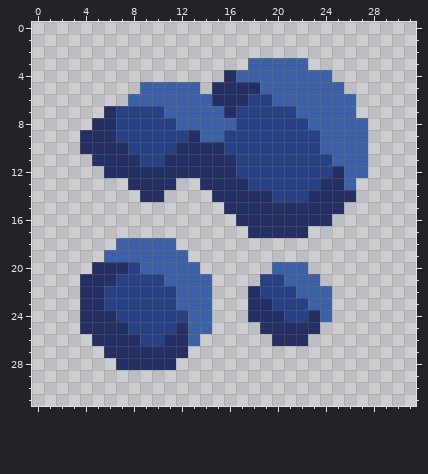
Two states of a pixel-art sprite, sprites/items/trecara/22v-02-arcana-spores.png. That is the earlier state.
The file is 32x32 pixels.
The result:
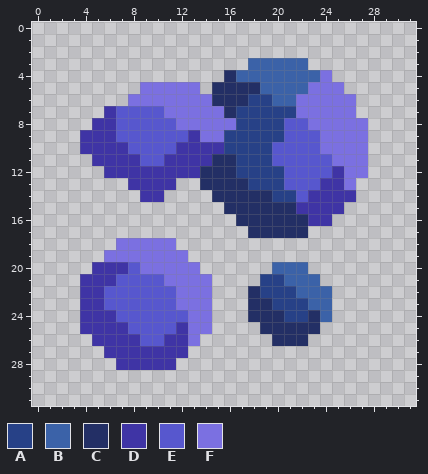
Palette (. is transparent): A #274187  B #3b62a8  C #232f65  D #3f34a5  E #5757ce  F #7b70e1
What changed:
@@ x 0..31 @@
  3 ..................BBBBB.........
- 4 ................CBBBBBBBB.......
- 5 .........BBBBB.CCCCBBBBBBB......
- 6 ........BBBBBBBCCCAABBBBBBB.....
- 7 ......CAAAABBBBBCAAAAABBBBB.....
- 8 .....CCAAAAABBBBBAAAAAABBBBB....
- 9 ....CCCAAAAAACBBAAAAAAAABBBB....
-10 ....CCCCAAAACCCCAAAAAAAABBBB....
-11 .....CCCCAACCCCCCAAAAAAAABBB....
-12 ......CCCCCCCCCCCAAAAAAAACBB....
-13 ........CCCC..CCCCAAAAAACCB.....
-14 .........CC....CCCCCAAACCCC.....
-15 ................CCCCCCCCCC......
-16 .................CCCCCCCC.......
+ 4 ................CBBBBBBBF.......
+ 5 .........FFFFF.CCCCBBBBFFF......
+ 6 ........FFFFFFFCCCAABBFFFFF.....
+ 7 ......DEEEEFFFFFCAAAAAFFFFF.....
+ 8 .....DDEEEEEFFFFFAAAAEEFFFFF....
+ 9 ....DDDEEEEEEDFFAAAAAEEEFFFF....
+10 ....DDDDEEEEDDDDAAAAEEEEFFFF....
+11 .....DDDDEEDDDDCCAAAEEEEEFFF....
+12 ......DDDDDDDDCCCAAAAEEEEDFF....
+13 ........DDDD..CCCCAAAEEEDDF.....
+14 .........DD....CCCCCAAEDDDD.....
+15 ................CCCCCCDDDD......
+16 .................CCCCCCDD.......
 17 ..................CCCCC.........
-18 .......BBBBB....................
-19 ......BBBBBBB...................
-20 .....CCCABBBBB......BBB.........
-21 ....CCCAAAABBBB....AABBB........
-22 ....CCAAAAAABBB...CAAABBB.......
-23 ....CCAAAAAABBB...CCAAABB.......
-24 ....CCCAAAAAABB...CCCAACB.......
-25 ....CCCCAAAACBB....CCCCC........
-26 .....CCCCAACCB......CCC.........
-27 ......CCCCCCC...................
-28 .......CCCCC....................
+18 .......FFFFF....................
+19 ......FFFFFFF...................
+20 .....DDDEFFFFF......BBB.........
+21 ....DDDEEEEFFFF....AABBB........
+22 ....DDEEEEEEFFF...CAAABBB.......
+23 ....DDEEEEEEFFF...CCAAABB.......
+24 ....DDDEEEEEEFF...CCCAACB.......
+25 ....DDDDEEEEDFF....CCCCC........
+26 .....DDDDEEDDF......CCC.........
+27 ......DDDDDDD...................
+28 .......DDDDD....................
 29 ................................
Changed places in both pictures, as pixel boxes (x1, y1, x2, y2):
changed: (80, 70, 368, 226)
changed: (80, 238, 212, 370)
